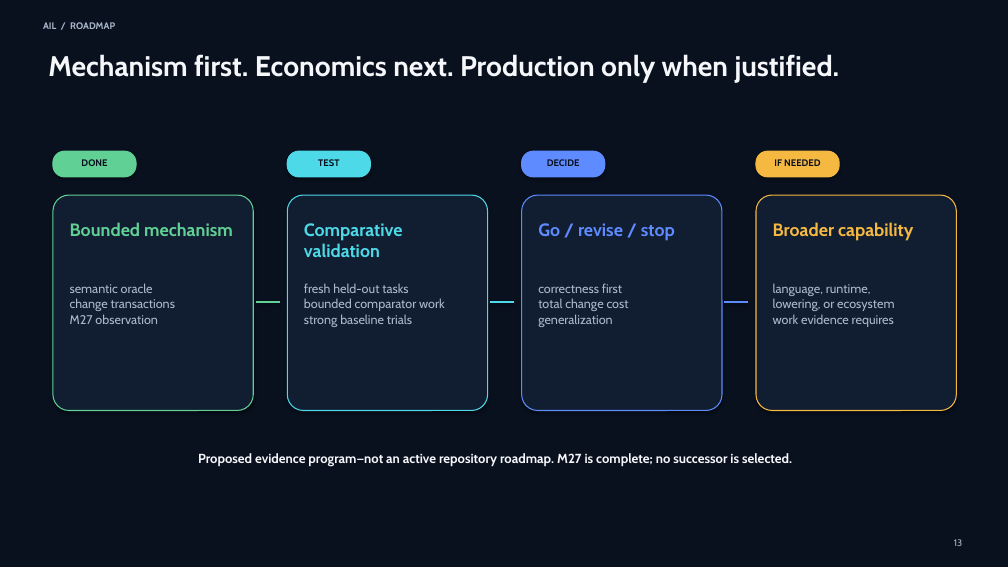
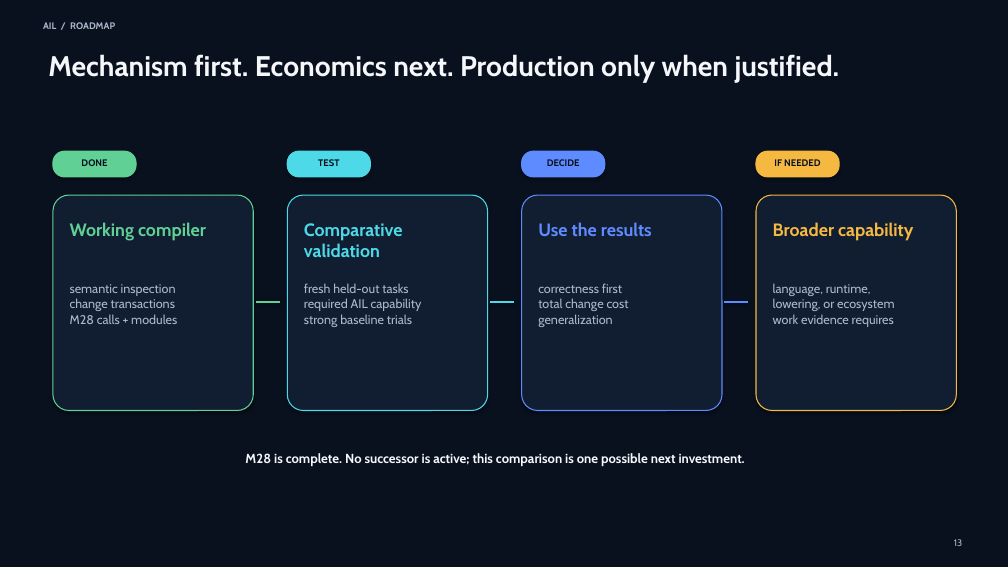
Before and after one commit to a-barwick/ail, a slide deck: slide 13 of docs/investor-deck.pptx. Drawn at 1008x567 pixels with LibreOffice and Linux fonts; fonts in the diff are those of the drawing. Boxes give left, top, right and bottom in pixels: in the first picture for what was removed or moved away, otherwise in the second. Text is boxed around its words. In the diff, an @@ line names an element or a change of style, - is before the commit and + after.

Commit message:
Rewrite documentation around shipped compiler behavior
Amp-Thread-ID: https://ampcode.com/threads/T-019fdd9d-fe9d-742a-b4ab-25e71b0d7f21

```diff
--- a/docs/investor-deck.pptx
+++ b/docs/investor-deck.pptx
@@ text at <box>70,222,206,241</box>: text changed @@
-Bounded mechanism
+Working compiler
@@ text at <box>538,222,652,237</box>: text changed @@
-Go / revise / stop
+Use the results
@@ text at <box>70,284,177,324</box>: text changed @@
-semantic oracle
-change transactions
-M27 observation
+semantic inspection
+change transactions
+M28 calls + modules
@@ text at <box>304,283,422,327</box>: text changed @@
-fresh held-out tasks
-bounded comparator work
-strong baseline trials
+fresh held-out tasks
+required AIL capability
+strong baseline trials
@@ text at <box>245,453,745,466</box>: text changed @@
-Proposed evidence program—not an active repository roadmap. M27 is complete; no successor is selected.
+M28 is complete. No successor is active; this comparison is one possible next investment.
```
Also in this commit, not shown: 7 other slides changed, 38 other files.
